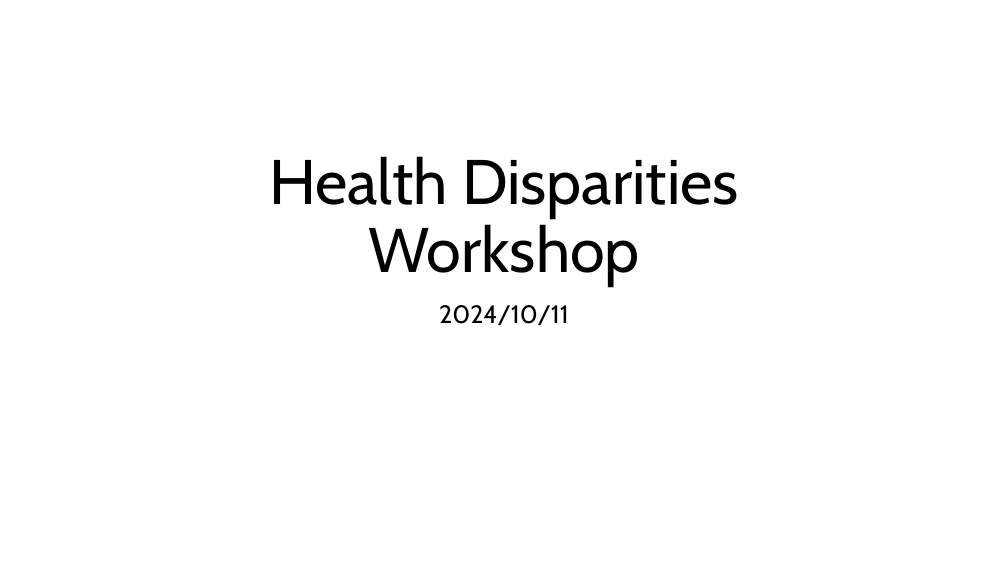
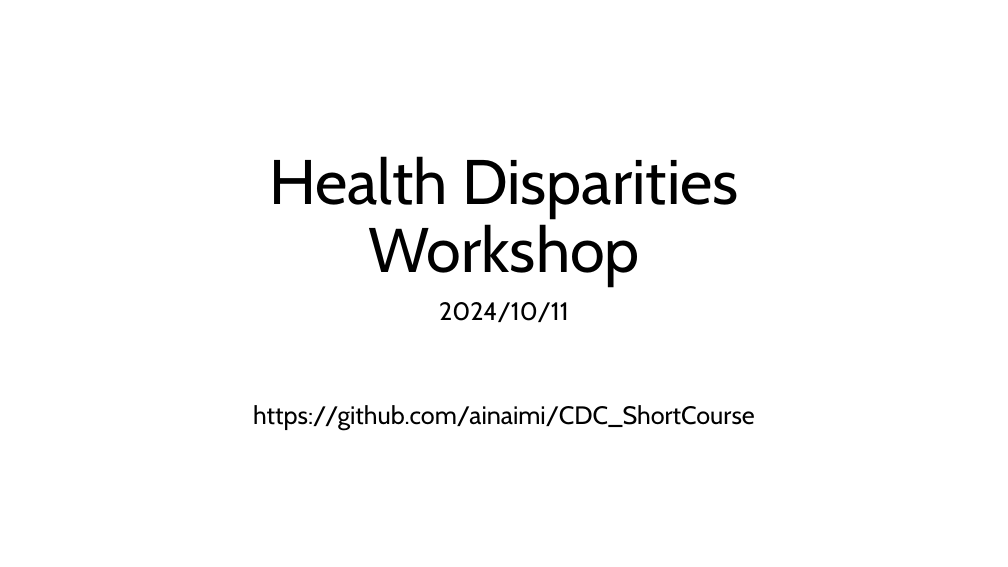
Before and after one commit to ainaimi/CDC_ShortCourse, a slide deck: slide 1 of CDM_workshop/CDM_Workshop.pptx. Drawn at 1008x567 pixels with LibreOffice and Linux fonts; fonts in the diff are those of the drawing. Boxes give left, top, right and bottom in pixels: in the first picture for what was removed or moved away, otherwise in the second. Text is boxed around its words. In the diff, an @@ line names an element or a change of style, - is before the commit and + after.

Commit message:
added all components of the in person workshop to the repo.

```diff
--- a/CDM_workshop/CDM_Workshop.pptx
+++ b/CDM_workshop/CDM_Workshop.pptx
@@ subtitle at box(439, 302, 569, 322): line spacing 0.9 to 0.8 @@
@@ subtitle at box(253, 405, 755, 431): paragraph added @@
+https://github.com/ainaimi/CDC_ShortCourse
```
Also in this commit, not shown: 31 other files.
